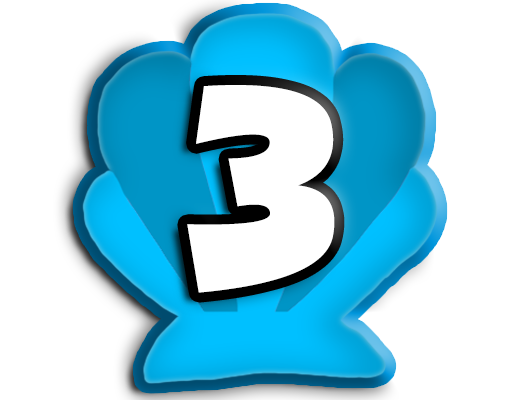
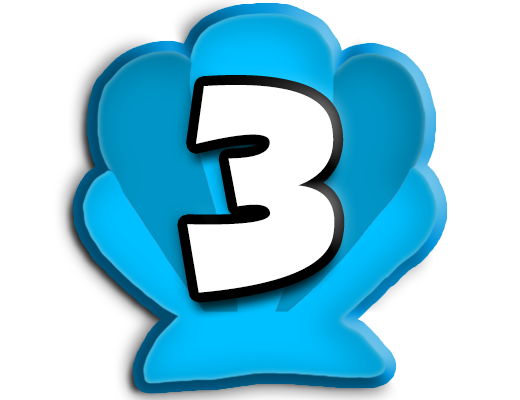
Comparing the layer stacks of the two 520x400 images. Changes:
pixels changed over box(169, 86, 345, 319) (layer not identified)
